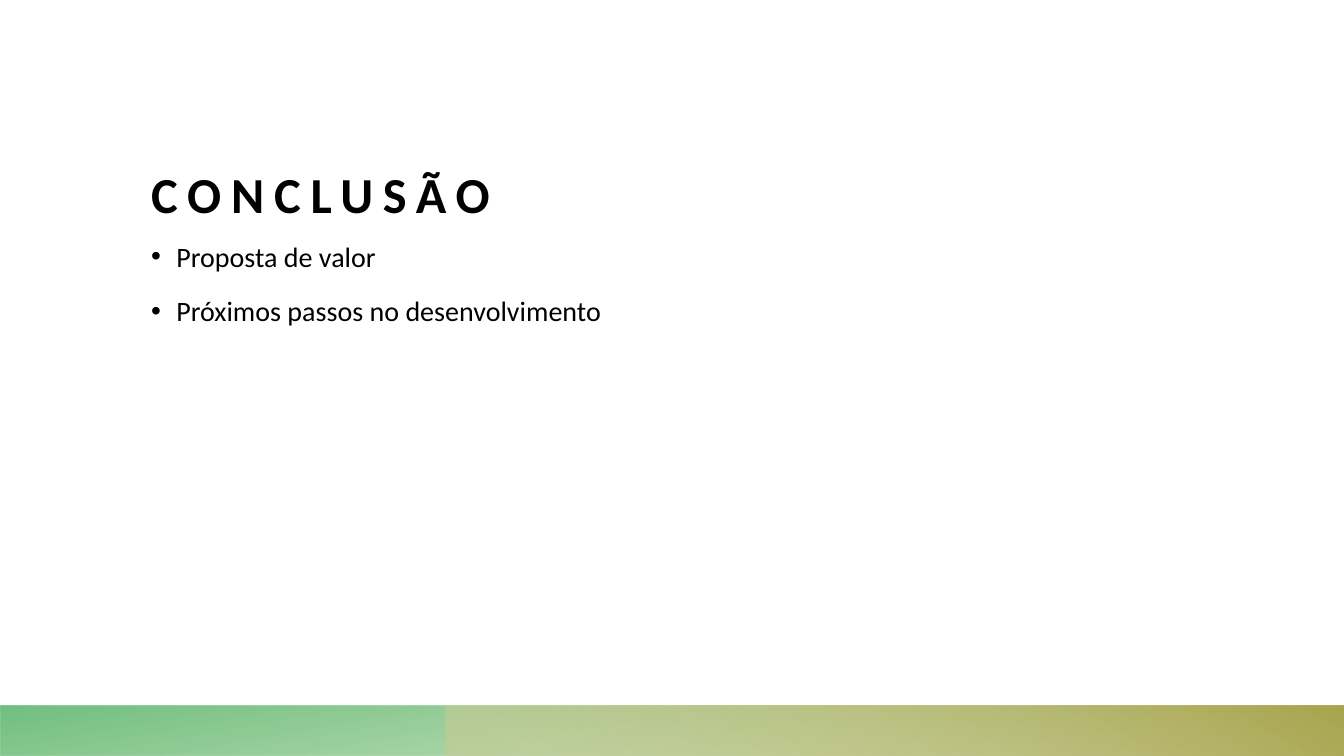
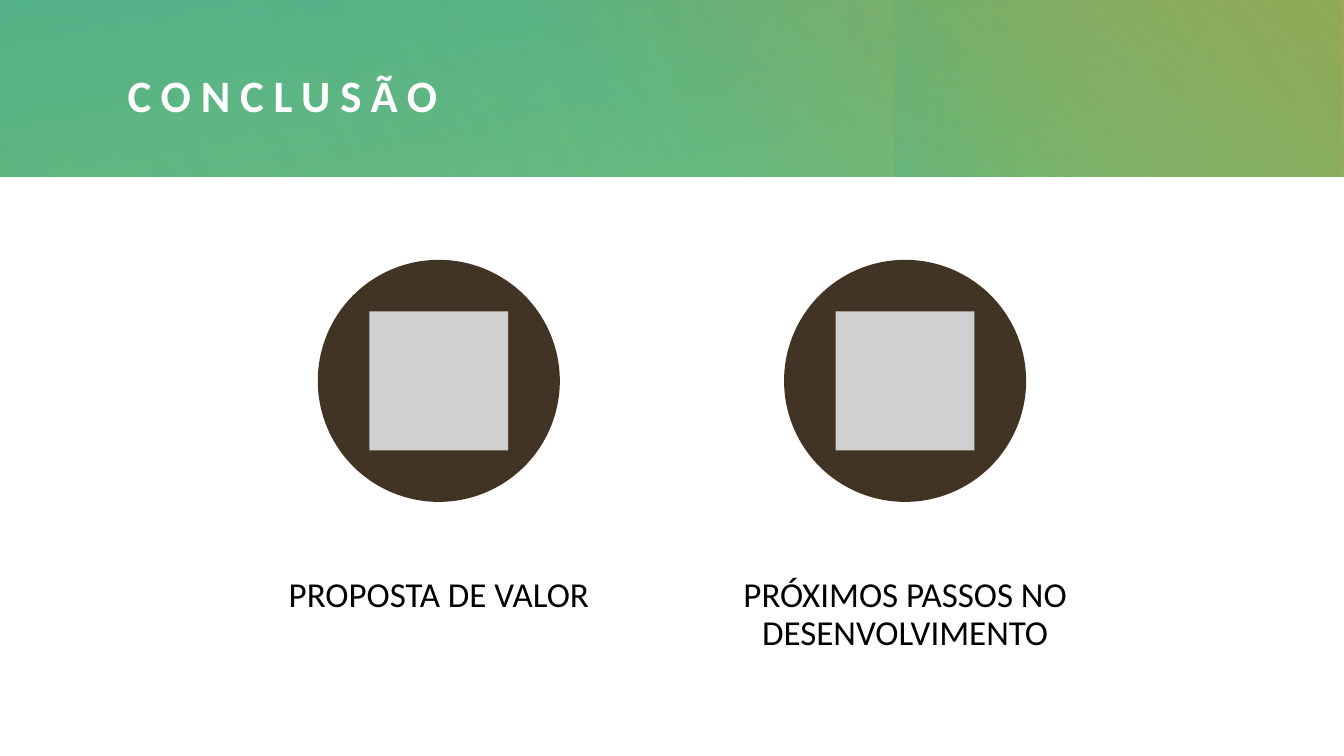
Before and after one commit to lvplazaro/PI-IES0202402, a slide deck: slide 11 of PI-IES0202402/Apresentações/Pitch 011024.pptx (slide 8 before the commit). Drawn at 1344x756 pixels with LibreOffice and Linux fonts; fonts in the diff are those of the drawing; grey boxes stand for pictures. Boxes give left, top, right and bottom in pixels: in the first picture for what was removed or moved away, otherwise in the second. Text is boxed around its words. In the diff, an @@ line names an element or a change of style, - is before the commit and + after.

```diff
--- a/PI-IES0202402/Apresentações/Pitch 011024.pptx
+++ b/PI-IES0202402/Apresentações/Pitch 011024.pptx
@@ rectangle added at (0, 0, 1344, 756), fill #FFFFFF @@
@@ rectangle added at (0, 0, 1344, 176), fill gradient #58B46B to #53B28E @@
@@ rectangle added at (0, 0, 872, 176), fill gradient #58B46B @@
@@ rectangle added at (270, 0, 1343, 176), fill gradient #58B46B @@
@@ rectangle added at (485, 1, 1344, 176), fill gradient #A9A64F @@
@@ rectangle added at (895, 1, 1272, 177), fill gradient #66B253 to #53B28E @@
@@ title "CONCLUSÃO": place and size @@
-title "CONCLUSÃO" at (151, 172, 489, 214)
+title "CONCLUSÃO" at (128, 75, 438, 113)
@@ title "CONCLUSÃO" at (128, 75, 438, 113): size 36 to 32 pt, text colour #000000 to #FFFFFF; vertical alignment bottom to middle @@
@@ text removed at (176, 247, 601, 326) @@
-• Proposta de valor
-• Próximos passos no desenvolvimento
@@ group added at (289, 260, 1067, 646): 2 ellipses, 2 pictures, 2 texts @@
+PROPOSTA DE VALOR
+PRÓXIMOS PASSOS NO DESENVOLVIMENTO
```
Also in this commit, not shown: 1 other slide changed, 4 slides added, 1 slide removed.
